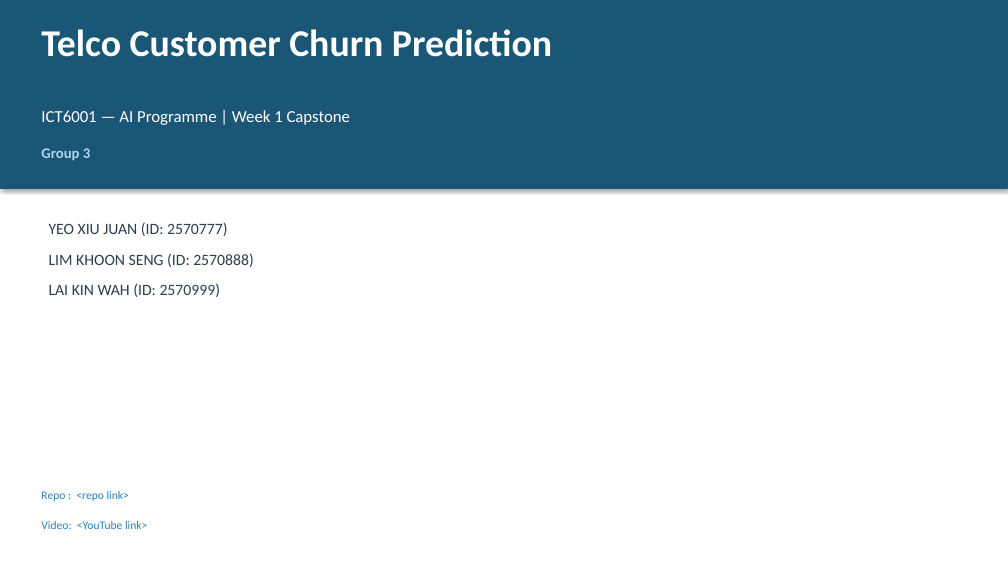
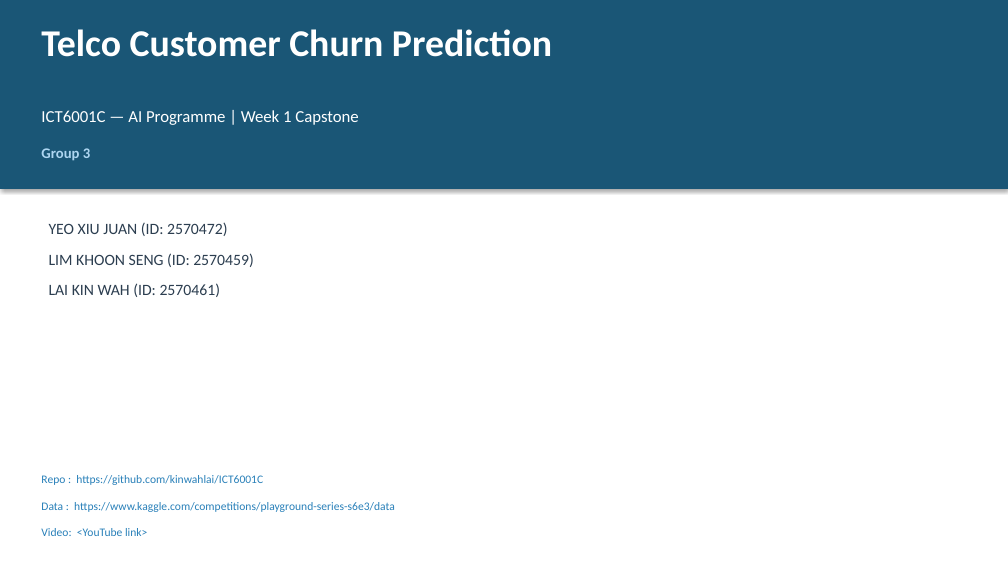
Before and after one commit to kinwahlai/SNAIC_AI_Program_Labs, a slide deck: slide 1 of Week 1/Wk1_Capstone/group3.pptx. Drawn at 1008x567 pixels with LibreOffice and Linux fonts; fonts in the diff are those of the drawing. Boxes give left, top, right and bottom in pixels: in the first picture for what was removed or moved away, otherwise in the second. Text is boxed around its words. In the diff, an @@ line names an element or a change of style, - is before the commit and + after.

```diff
--- a/Week 1/Wk1_Capstone/group3.pptx
+++ b/Week 1/Wk1_Capstone/group3.pptx
@@ text at (41, 110, 358, 125): text changed @@
-ICT6001 — AI Programme | Week 1 Capstone
+ICT6001C — AI Programme | Week 1 Capstone
@@ text at (49, 222, 228, 236): text changed @@
-YEO XIU JUAN (ID: 2570777)
+YEO XIU JUAN (ID: 2570472)
@@ text at (49, 253, 254, 267): text changed @@
-LIM KHOON SENG (ID: 2570888)
+LIM KHOON SENG (ID: 2570459)
@@ text at (49, 283, 221, 297): text changed @@
-LAI KIN WAH (ID: 2570999)
+LAI KIN WAH (ID: 2570461)
@@ text at (41, 475, 263, 485): text changed @@
-Repo : <repo link>
+Repo : https://github.com/kinwahlai/ICT6001C
@@ text added at (41, 502, 395, 512), 11 pt, text #2980B9 @@
+Data : https://www.kaggle.com/competitions/playground-series-s6e3/data
@@ text "Video: <YouTube link>": place and size @@
-text "Video: <YouTube link>" at (41, 521, 147, 529)
+text "Video: <YouTube link>" at (41, 528, 147, 536)
```
Also in this commit, not shown: 1 other slide changed, 3 other files.
